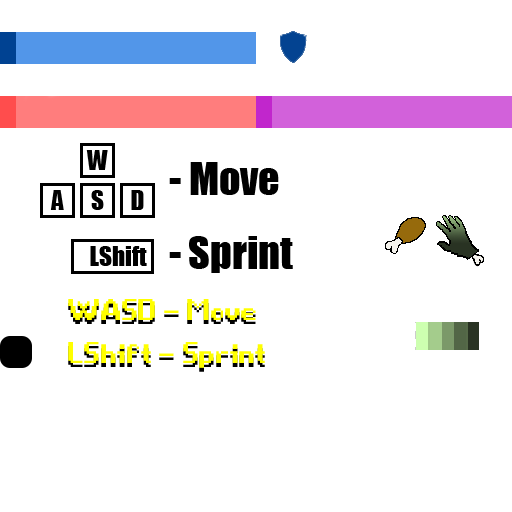
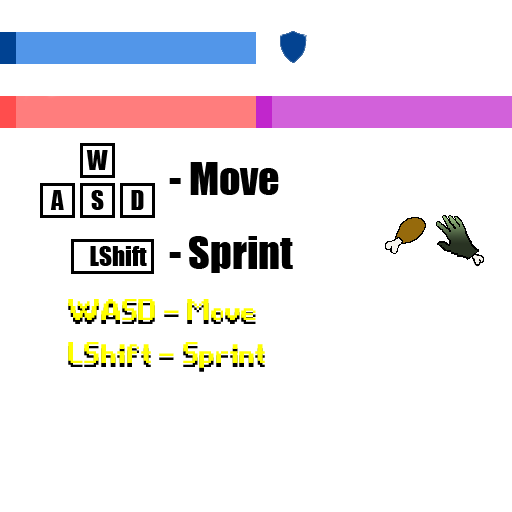
The second (512, 512) image is a revision of the first. Changes to its layers:
hid "Layer 9" over box(415, 322, 479, 350)
removed layer "Rounded Rectangle 1" over box(0, 336, 32, 368)
